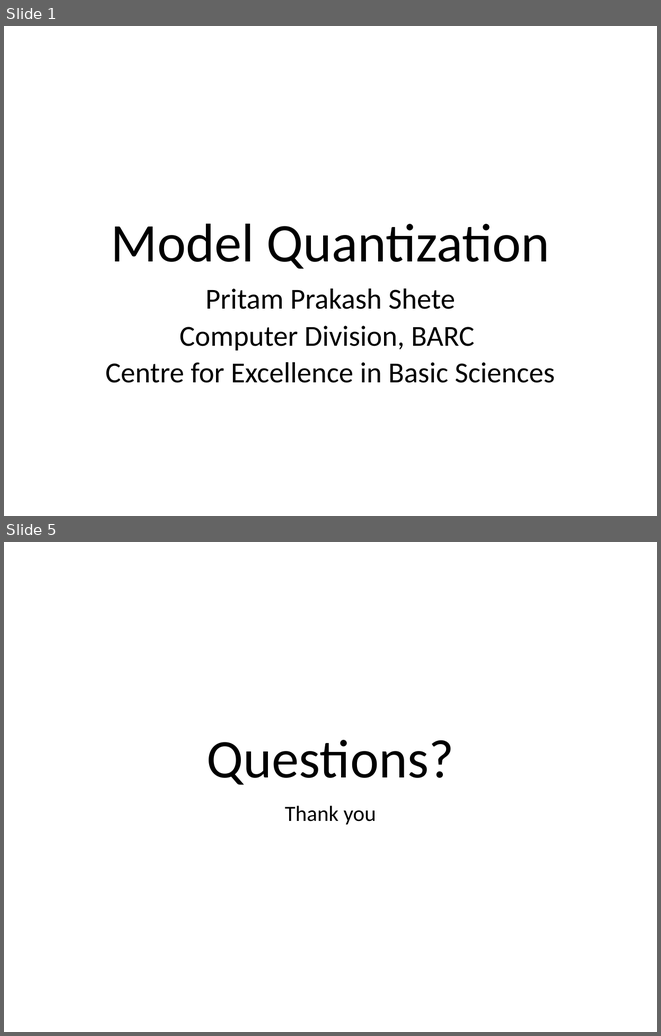
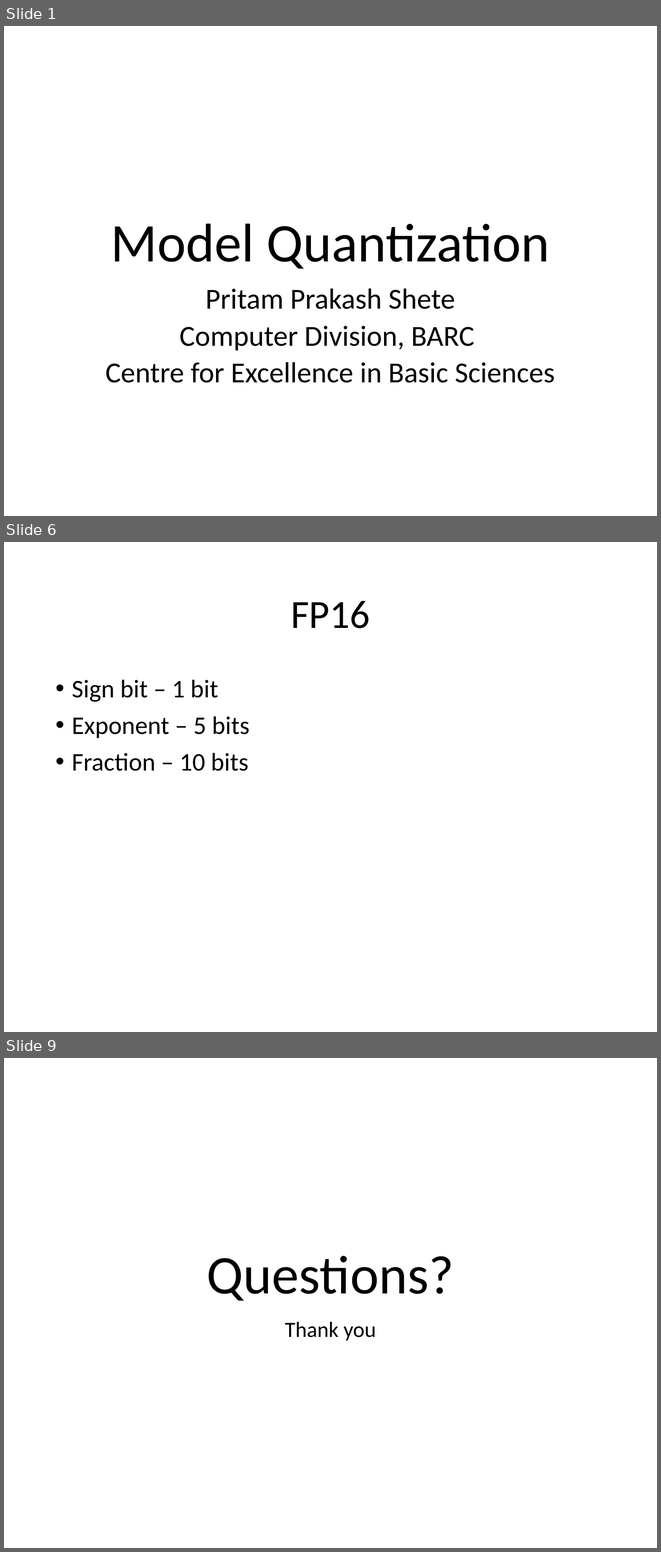
Before and after one commit to look4pritam/LargeLanguageModels, a slide deck: Presentations/ModelQuantization.pptx. Shown one above the other, each under a label of ours: slides 1 and 5 before the commit, slides 1, 6 and 9 after it; the slides between them are not shown. The pictures are 661x1036 and 661x1552 pixels, drawn with LibreOffice and Linux fonts; fonts in the diff are those of the drawing. Boxes give left, top, right and bottom in pixels: in the first picture for what was removed or moved away, otherwise in the second. Text is boxed around its words. In the diff, an @@ line names an element or a change of style, - is before the commit and + after.

```diff
--- a/Presentations/ModelQuantization.pptx
+++ b/Presentations/ModelQuantization.pptx
@@ slide 6 added at (4,542,657,1032), background #FFFFFF @@
@@ title added at (291,601,370,628), 44 pt, text #000000 @@
+FP16
@@ text added at (72,679,249,771), 28 pt, text #000000 @@
+• Sign bit – 1 bit
+• Exponent – 5 bits
+• Fraction – 10 bits
@@ what was slide 5 is now slide 9 @@
```
Also in this commit, not shown: 1 slide changed, 5 other slides added, 2 slides removed.
